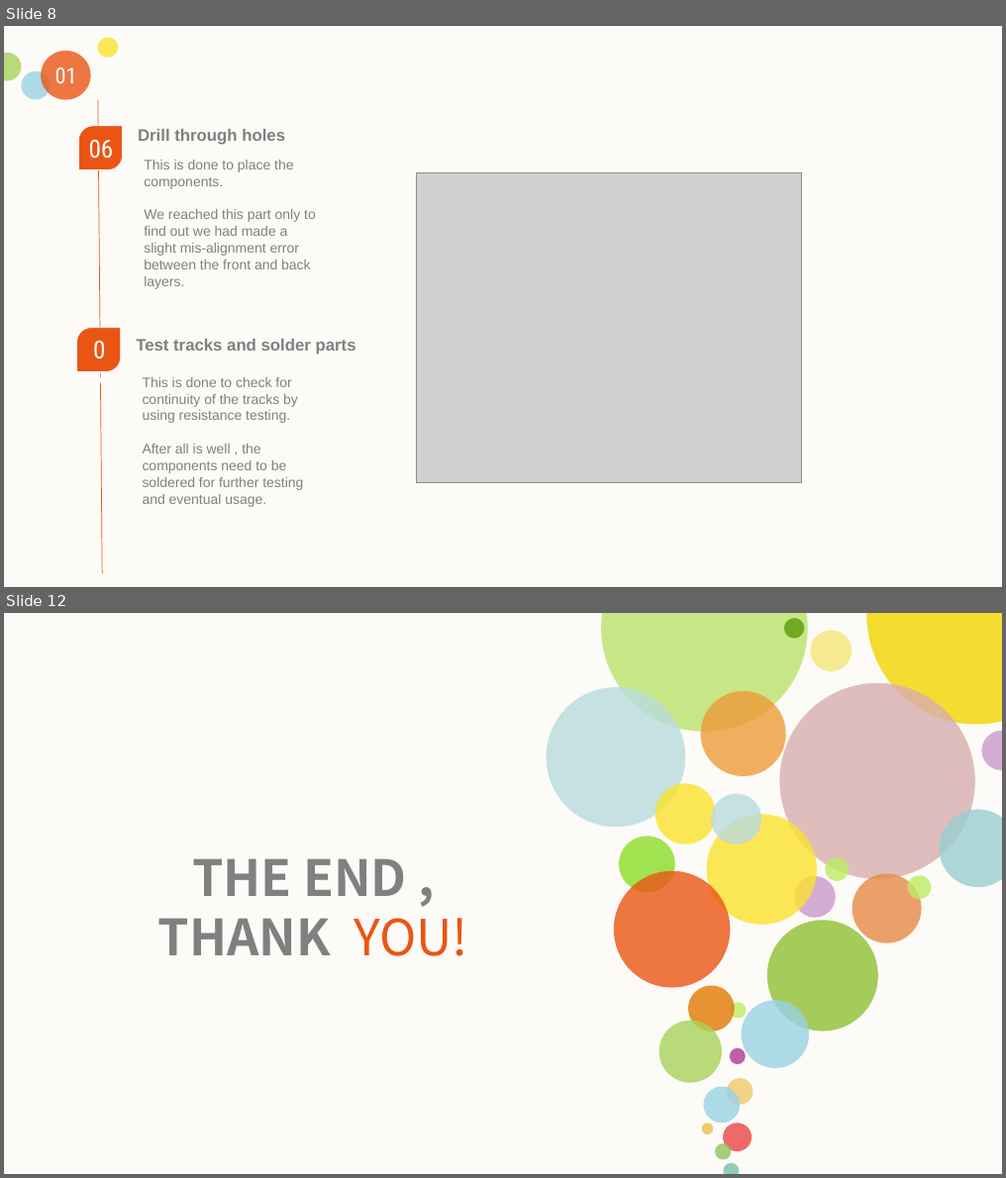
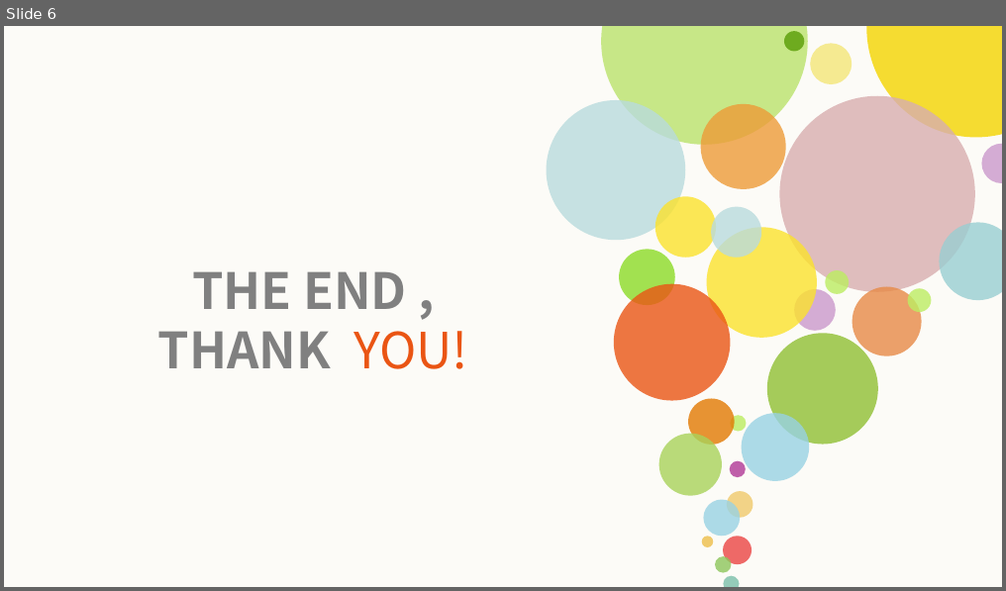
Before and after one commit to jibebe-jkuat/internship2023, a slide deck: electrical/Week 10 progress report.pptx. Shown one above the other, each under a label of ours: slides 8 and 12 before the commit, slide 6 after it; the slides between them are not shown. The pictures are 1006x1178 and 1006x591 pixels, drawn with LibreOffice and Linux fonts; fonts in the diff are those of the drawing; grey boxes stand for pictures. Boxes give left, top, right and bottom in pixels: in the first picture for what was removed or moved away, otherwise in the second. Text is boxed around its words. In the diff, an @@ line names an element or a change of style, - is before the commit and + after.

```diff
--- a/electrical/Week 10 progress report.pptx
+++ b/electrical/Week 10 progress report.pptx
@@ slide 8 removed at <box>4,26,1002,587</box>, background #FCFBF7 @@
@@ ellipse removed at <box>4,53,21,81</box> @@
@@ ellipse removed at <box>41,51,91,100</box> @@
@@ ellipse removed at <box>98,37,118,57</box> @@
@@ ellipse removed at <box>21,71,50,100</box> @@
@@ text removed at <box>55,68,77,83</box> @@
-01
@@ line removed from (102, 573) to (98, 100) @@
@@ freeform shape removed at <box>79,126,123,170</box> @@
@@ text removed at <box>89,140,114,159</box> @@
-06
@@ text removed at <box>138,129,285,145</box> @@
-Drill through holes
@@ text removed at <box>144,160,316,289</box> @@
-This is done to place the components.
-We reached this part only to find out we had made a slight mis-alignment error between the front and back layers.
@@ picture removed at <box>416,173,801,482</box> @@
@@ freeform shape removed at <box>77,327,121,372</box> @@
@@ text removed at <box>78,329,121,370</box> @@
-07
@@ text removed at <box>136,339,356,355</box> @@
-Test tracks and solder parts
@@ text removed at <box>143,377,303,507</box> @@
-This is done to check for continuity of the tracks by using resistance testing.
-After all is well , the components need to be soldered for further testing and eventual usage.
@@ what was slide 12 is now slide 6 @@
```
Also in this commit, not shown: 5 slides changed, 6 other slides removed.
